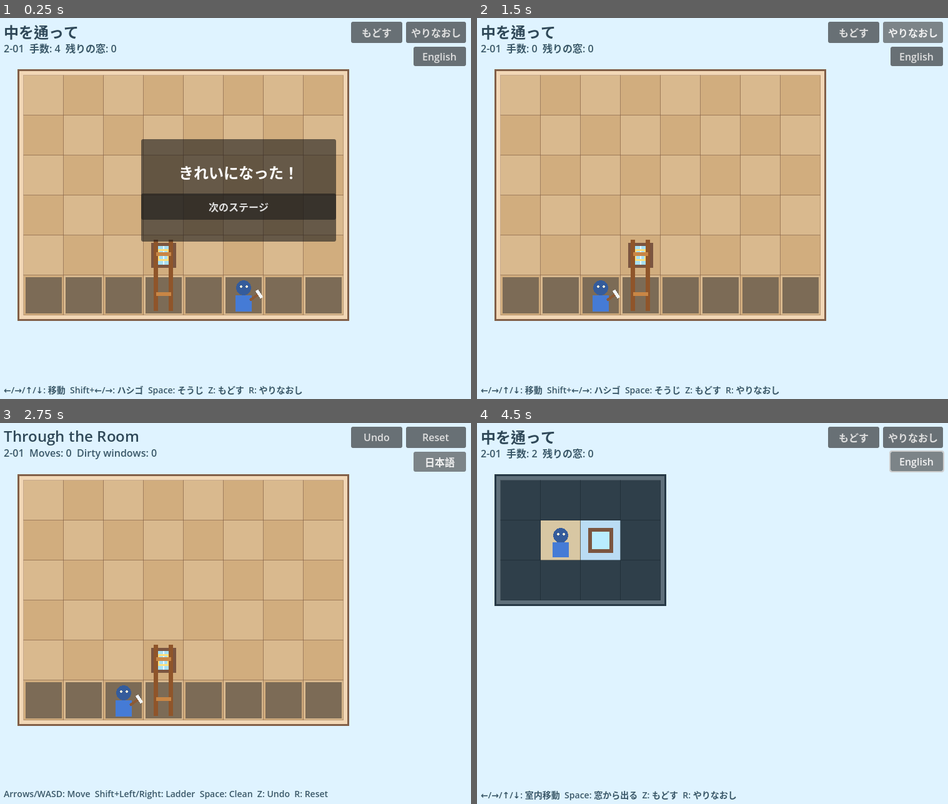
Above: before the commit, frames 1-4 (two rows, left to right).
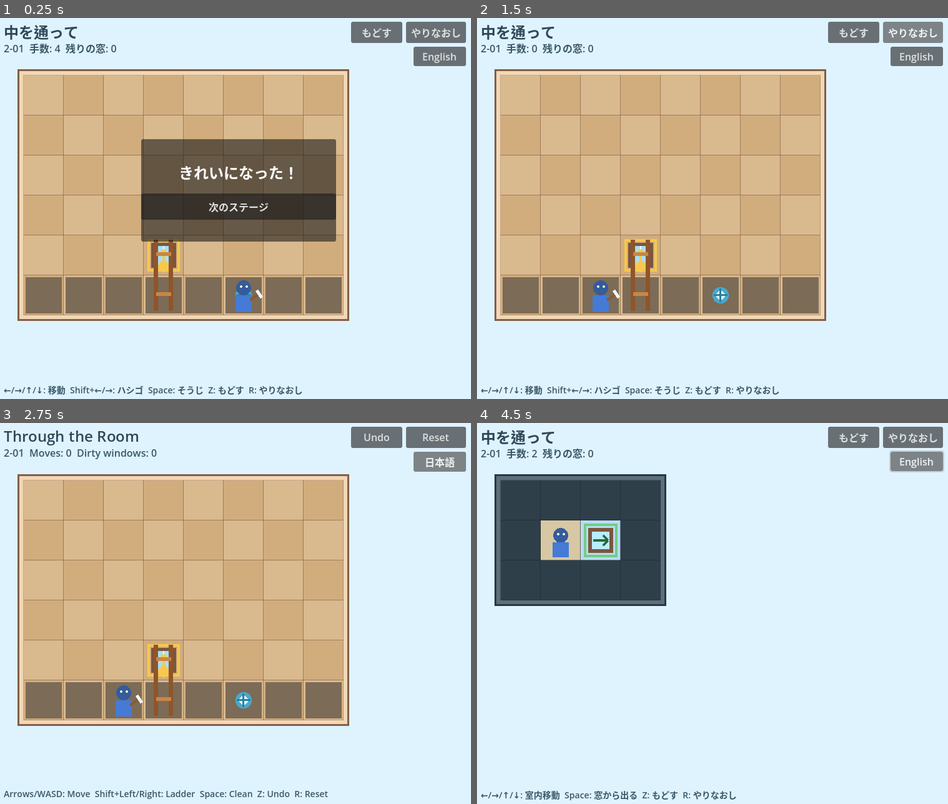
Above: after the commit, the same moments.

Repository: madowaku/window-ladder
Game: Godot game, scene res://scenes/RulesSmokeTest.tscn
Same seed, same stepped clock (60 frames per second), same inputs: the game is played once before the commit and once after it. This scene is started directly instead of the project's main scene.
Inputs:
- Up to frame 1 (0.25 s): no input
- Up to frame 2 (1.5 s): click "もどす" at 0.5 s; click "やりなおし" at 1.25 s
- Up to frame 3 (2.75 s): click "English" at 2 s
- Up to frame 4 (4.5 s): click "Undo" at 2.75 s; click "日本語" at 3.5 s; tap Enter at 4.25, 4.35 s; hold Right from 4.28 s (still down)

The runs differ from the first frame. In frame 1, 0.2% of the frame differs, in the area x 31-54%, y 58-73%; in frame 2, 0.3%, in the area x 31-54%, y 58-75%; in frame 3, 0.3%; in frame 4, 0.2%.

Commit message:
Add v0.2 window interior prototype

Diff:
--- a/godot/scripts/gameplay/GameController.gd
+++ b/godot/scripts/gameplay/GameController.gd
@@ -355,6 +355,7 @@
 
 	_draw_building_backdrop()
 	_draw_tiles()
+	_draw_exit_landing_markers()
 	_draw_cats()
 	_draw_ladders()
 	_draw_player()
@@ -389,7 +390,7 @@
 				_draw_window(rect, true, true)
 			elif tile == GridTypesRef.TileType.ENTERABLE_WINDOW:
 				_draw_window(rect, true, false)
-				draw_rect(rect.grow(-24), Color("#ffe07a"), false, 3.0)
+				_draw_enterable_window_marker(rect)
 			draw_rect(rect, Color(0.47, 0.33, 0.24, 0.35), false, 1.0)
 
 
@@ -412,6 +413,31 @@
 		draw_circle(glass_rect.get_center() + Vector2(0, 6), 14.0, Color("#2d2730"))
 		draw_circle(glass_rect.get_center() + Vector2(-5, 3), 2.0, Color("#f8e777"))
 		draw_circle(glass_rect.get_center() + Vector2(5, 3), 2.0, Color("#f8e777"))
+
+
+func _draw_enterable_window_marker(rect: Rect2) -> void:
+	var center := rect.get_center()
+	draw_rect(rect.grow(-8), Color("#f6c84f"), false, 4.0)
+	draw_circle(center + Vector2(0, 18), 9.0, Color("#f6c84f"))
+	draw_line(center + Vector2(0, 11), center + Vector2(0, -9), Color("#f6c84f"), 4.0)
+	draw_line(center + Vector2(0, -9), center + Vector2(-8, -1), Color("#f6c84f"), 4.0)
+	draw_line(center + Vector2(0, -9), center + Vector2(8, -1), Color("#f6c84f"), 4.0)
+
+
+func _draw_exit_landing_markers() -> void:
+	for room in state.rooms.values():
+		for exit in room.get("exits", []):
+			if typeof(exit) != TYPE_DICTIONARY:
+				continue
+			var landing := Vector2i(int(exit.get("outside_x", -1)), int(exit.get("outside_y", -1)))
+			if not state.in_bounds(landing):
+				continue
+			var rect := Rect2(grid_to_world(landing), Vector2(CELL_SIZE, CELL_SIZE))
+			var center := rect.get_center()
+			draw_circle(center, 13.0, Color(0.26, 0.69, 0.86, 0.9))
+			draw_circle(center, 7.0, Color("#dff3ff"))
+			draw_line(center + Vector2(-11, 0), center + Vector2(11, 0), Color("#2d7f9b"), 3.0)
+			draw_line(center + Vector2(0, -11), center + Vector2(0, 11), Color("#2d7f9b"), 3.0)
 
 
 func _draw_cats() -> void:
--- a/godot/scripts/gameplay/RoomView.gd
+++ b/godot/scripts/gameplay/RoomView.gd
@@ -26,6 +26,15 @@
 				canvas.draw_rect(rect, Color("#badcf4"), true)
 				canvas.draw_rect(rect.grow(-12), Color("#7b5540"), true)
 				canvas.draw_rect(rect.grow(-18), Color("#b9ecff"), true)
+				_draw_exit_marker(canvas, rect)
 			else:
 				canvas.draw_rect(rect, Color("#d8c7a3"), true)
 			canvas.draw_rect(rect, Color(0.1, 0.15, 0.18, 0.35), false, 1.0)
+
+
+func _draw_exit_marker(canvas: CanvasItem, rect: Rect2) -> void:
+	var center = rect.get_center()
+	canvas.draw_rect(rect.grow(-7), Color("#6fd083"), false, 4.0)
+	canvas.draw_line(center + Vector2(-12, 0), center + Vector2(12, 0), Color("#276a3a"), 4.0)
+	canvas.draw_line(center + Vector2(12, 0), center + Vector2(4, -8), Color("#276a3a"), 4.0)
+	canvas.draw_line(center + Vector2(12, 0), center + Vector2(4, 8), Color("#276a3a"), 4.0)
Not shown, changed: README.md
Not shown, changed: docs/PLAYTEST_NOTES.md
